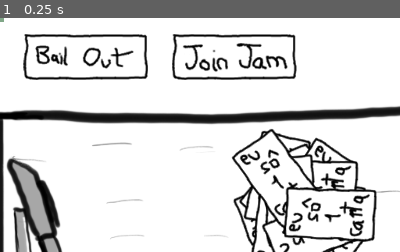
Above: before the commit, frame 1.
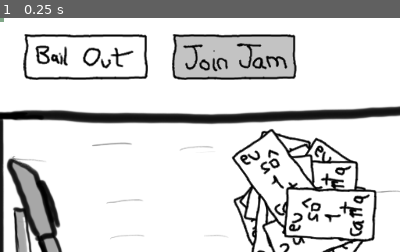
Above: after the commit, the same moment.

Repository: brocoli/ld43
Game: Godot game, scene res://scene/Main.tscn
The game is run twice, just before and just after one commit, with the same random seed, the same clock (stepped at 60 frames per second) and the same inputs.
Inputs:
- Up to frame 1 (0.25 s): no input
The pictures show only the part of the screen within x 0-50%, y 0-50%; the shares and areas given below are measured in that part.

The runs differ from the first frame. In frame 1, 4.2% of the frame differs, in the area x 43-74%, y 8-26%.

Commit message:
Add placeholder endgame scenes

Diff:
--- /dev/null
+++ b/scene/BailOut.tscn
@@ -0,0 +1,11 @@
+[gd_scene load_steps=2 format=2]
+
+[ext_resource path="res://art/bg_you_bailed_out.png" type="Texture" id=1]
+
+[node name="BailOut" type="Node"]
+
+[node name="Sprite" type="Sprite" parent="." index="0"]
+
+texture = ExtResource( 1 )
+offset = Vector2( 512, 300 )
+_sections_unfolded = [ "Offset" ]
--- a/scene/Card.tscn
+++ b/scene/Card.tscn
@@ -8,7 +8,9 @@
 custom_solver_bias = 0.0
 extents = Vector2( 31.8622, 57.2465 )
 
-[node name="Card" type="RigidBody2D" index="0"]
+[node name="Card" type="RigidBody2D" groups=[
+"is_card",
+]]
 
 input_pickable = false
 collision_layer = 1
--- a/scene/CardHandler.gd
+++ b/scene/CardHandler.gd
@@ -34,8 +34,8 @@
 		get_tree().set_input_as_handled()
 		drop_card()
 
+func _input(event):
 	if focusedCard != null and event is InputEventMouseMotion:
-		get_tree().set_input_as_handled()
 		draggableBody.position += event.relative
 
 
--- a/scene/CardHandler.tscn
+++ b/scene/CardHandler.tscn
@@ -5,7 +5,7 @@
 [ext_resource path="res://scene/TouchDragPhysics.tscn" type="PackedScene" id=3]
 [ext_resource path="res://art/dummy.png" type="Texture" id=4]
 
-[node name="CardHandler" type="Node2D"]
+[node name="CardHandler" type="Node2D" index="0"]
 
 script = ExtResource( 1 )
 _sections_unfolded = [ "Material", "Transform", "Visibility", "Z Index" ]
--- /dev/null
+++ b/scene/Jammer.tscn
@@ -0,0 +1,11 @@
+[gd_scene load_steps=2 format=2]
+
+[ext_resource path="res://art/bg_you_are_jammer.png" type="Texture" id=1]
+
+[node name="Jammer" type="Node"]
+
+[node name="Sprite" type="Sprite" parent="." index="0"]
+
+texture = ExtResource( 1 )
+offset = Vector2( 512, 300 )
+_sections_unfolded = [ "Offset" ]
--- a/scene/Main.tscn
+++ b/scene/Main.tscn
@@ -10,9 +10,8 @@
 [ext_resource path="res://art/bail_out.png" type="Texture" id=8]
 [ext_resource path="res://art/bail_out_pressed.png" type="Texture" id=9]
 
-[node name="Main" type="Node2D"]
+[node name="Main" type="Node"]
 
-z_index = 2
 _sections_unfolded = [ "Pause", "Z Index" ]
 
 [node name="Background" type="Sprite" parent="." index="0"]
@@ -68,6 +67,7 @@
 mouse_default_cursor_shape = 0
 size_flags_horizontal = 1
 size_flags_vertical = 1
+disabled = true
 toggle_mode = false
 enabled_focus_mode = 2
 shortcut = null
Binary file added: art/bg_you_are_jammer.png
Not shown, added: art/bg_you_are_jammer.png.import
Binary file added: art/bg_you_bailed_out.png
Not shown, added: art/bg_you_bailed_out.png.import
